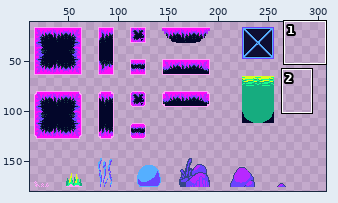
Two states of a sprite sheet, Assets/Tilesets/Model Sheet (Cenario).png. Above: a wide view before the commit, with the close-up outlined.
Close-up. Before the edit:
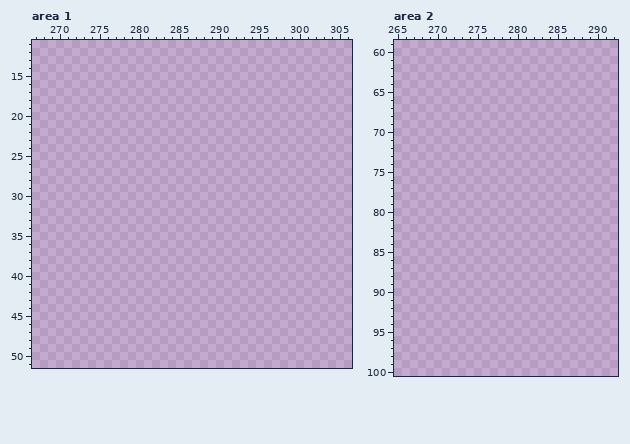
The file is 320x180 pixels. Colours within 5 levels of each other are drawn and written as one. Shown: area 1: x 267..306, y 11..51; area 2: x 265..292, y 59..100. The wide view leaves out empty margins.
Palette (. is transparent): 
And afterwards:
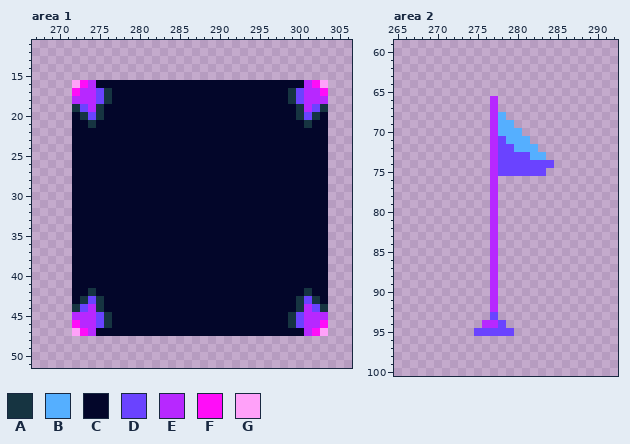
Colours new in this view: A #163441  B #55afff  C #03062a  D #6a43ff  E #b728ff  F #ff0df8  G #ffa1f9
What changed:
Area 1:
y 16: x 272..303 ................................ -> GFECCCCCCCCCCCCCCCCCCCCCCCCCCEFG
y 17: x 272..303 ................................ -> FEEDACCCCCCCCCCCCCCCCCCCCCCADEEF
y 18: x 272..303 ................................ -> EEEDACCCCCCCCCCCCCCCCCCCCCCADEEE
y 19: x 272..303 ................................ -> ADEACCCCCCCCCCCCCCCCCCCCCCCCAEDA
y 20: x 272..303 ................................ -> CADACCCCCCCCCCCCCCCCCCCCCCCCADAC
y 21: x 272..303 ................................ -> CCACCCCCCCCCCCCCCCCCCCCCCCCCCACC
y 22..41: x 272..303 ................................ -> CCCCCCCCCCCCCCCCCCCCCCCCCCCCCCCC
y 42: x 272..303 ................................ -> CCACCCCCCCCCCCCCCCCCCCCCCCCCCACC
y 43: x 272..303 ................................ -> CADACCCCCCCCCCCCCCCCCCCCCCCCADAC
y 44: x 272..303 ................................ -> ADEACCCCCCCCCCCCCCCCCCCCCCCCAEDA
y 45: x 272..303 ................................ -> EEEDACCCCCCCCCCCCCCCCCCCCCCADEEE
y 46: x 272..303 ................................ -> FEEDACCCCCCCCCCCCCCCCCCCCCCADEEF
y 47: x 272..303 ................................ -> GFECCCCCCCCCCCCCCCCCCCCCCCCCCEFG
Area 2:
y 66..67: x 277 . -> E
y 68: x 277..278 .. -> EB
y 69: x 277..279 ... -> EBB
y 70: x 277..280 .... -> EBBB
y 71: x 277..281 ..... -> EDBBB
y 72: x 277..282 ...... -> EDDBBB
y 73: x 277..283 ....... -> EDDDDBB
y 74: x 277..284 ........ -> EDDDDDDD
y 75: x 277..283 ....... -> EDDDDDD
y 76..92: x 277 . -> E
y 93: x 277 . -> D
y 94: x 276..278 ... -> EED
y 95: x 275..279 ..... -> DDDDD
Where, in picture pixels (left, top, right, bottom), the same in both close-ups:
added: (72, 80, 328, 336)
added: (474, 96, 554, 336)
